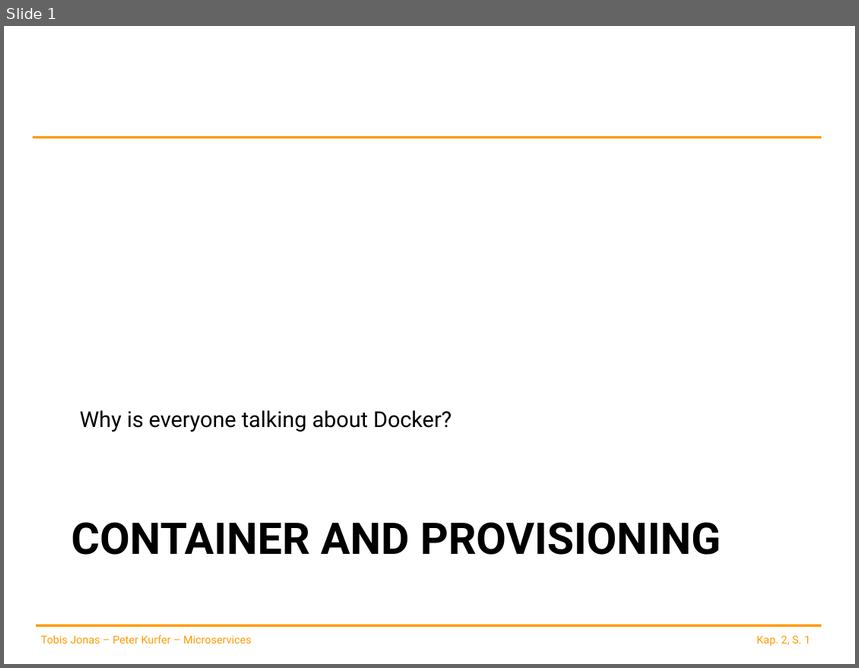
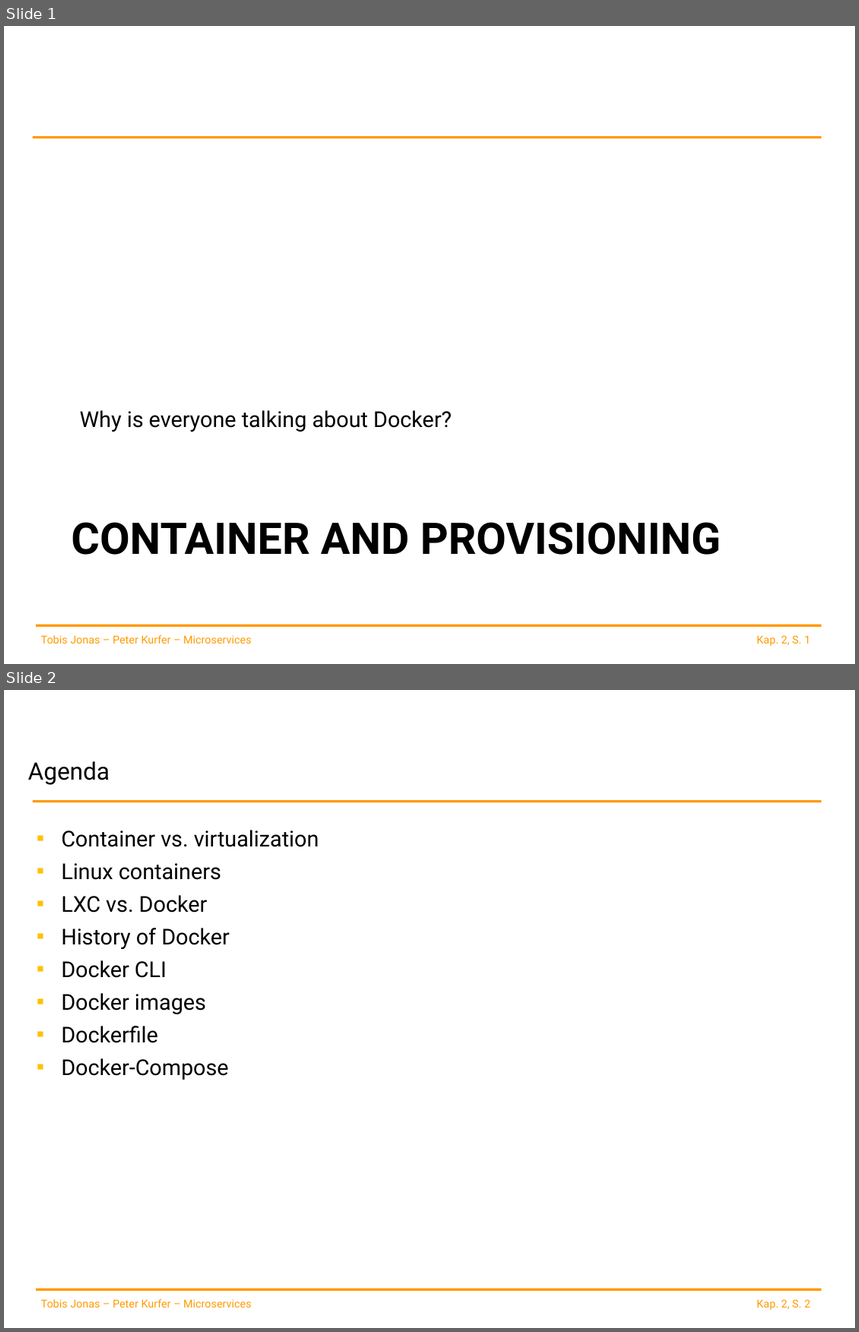
Before and after one commit to spoeck/Lectures, a slide deck: 02-Container-and-Provisioning/ContainerProvisioning.pptx. Shown one above the other, each under a label of ours: slide 1 before the commit, slides 1 and 2 after it. The pictures are 859x668 and 859x1332 pixels, drawn with LibreOffice and Linux fonts; fonts in the diff are those of the drawing; background and template pictures are left out. Boxes give left, top, right and bottom in pixels: in the first picture for what was removed or moved away, otherwise in the second. Text is boxed around its words. In the diff, an @@ line names an element or a change of style, - is before the commit and + after.

```diff
--- a/02-Container-and-Provisioning/ContainerProvisioning.pptx
+++ b/02-Container-and-Provisioning/ContainerProvisioning.pptx
@@ slide 2 added at (x1=4, y1=690, x2=855, y2=1328), background #FFFFFF; not listed: 4 template elements that a slide beside it also shows @@
@@ title added at (x1=28, y1=761, x2=110, y2=785), 20.3 pt, text #000000 @@
+Agenda
@@ text added at (x1=61, y1=830, x2=319, y2=1080), 18.5 pt, text #000000 @@
+▪ Container vs. virtualization
+▪ Linux containers
+▪ LXC vs. Docker
+▪ History of Docker
+▪ Docker CLI
+▪ Docker images
+▪ Dockerfile
+▪ Docker-Compose
```
Also in this commit, not shown: 4 other slides added.
